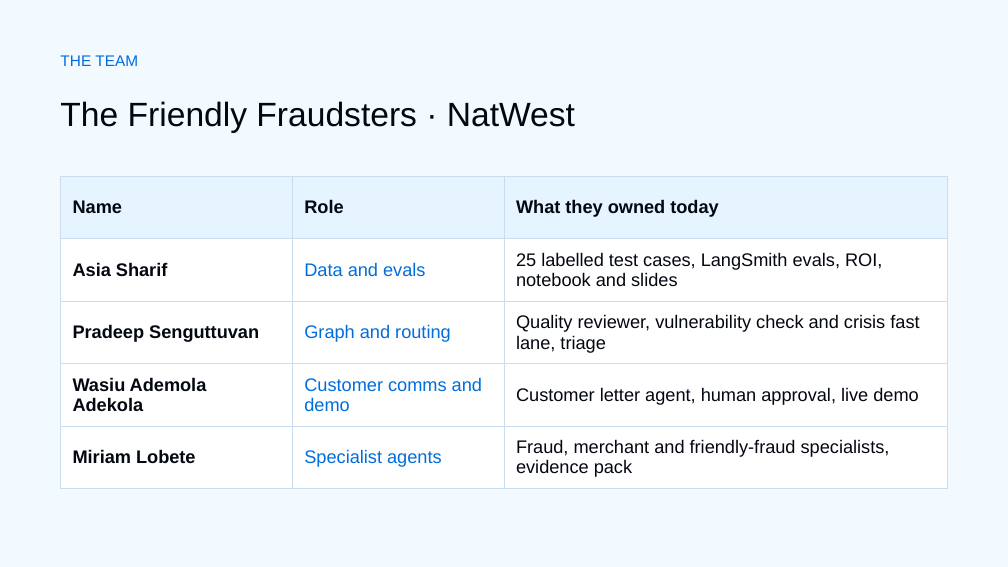
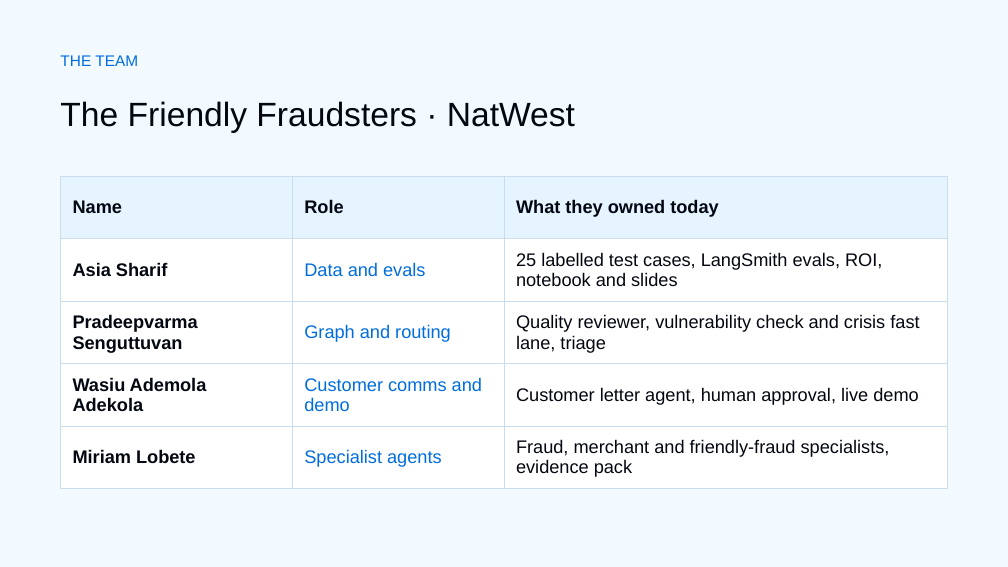
Before and after one commit to asiasharif/fsi-hackathon-london-2026, a slide deck: slide 2 of the_friendly_fraudsters/HACK_NATWEST_THEFRIENDLYFRAUDSTERS.pptx. Drawn at 1008x567 pixels with LibreOffice and Linux fonts; fonts in the diff are those of the drawing; background and template pictures are left out. Boxes give left, top, right and bottom in pixels: in the first picture for what was removed or moved away, otherwise in the second. Text is boxed around its words. In the diff, an @@ line names an element or a change of style, - is before the commit and + after.

```diff
--- a/the_friendly_fraudsters/HACK_NATWEST_THEFRIENDLYFRAUDSTERS.pptx
+++ b/the_friendly_fraudsters/HACK_NATWEST_THEFRIENDLYFRAUDSTERS.pptx
@@ table at [60, 176, 948, 481] @@
-row 3, column 1: Pradeep Senguttuvan
+row 3, column 1: Pradeepvarma Senguttuvan
```
Also in this commit, not shown: 2 other slides changed, 2 other files.
